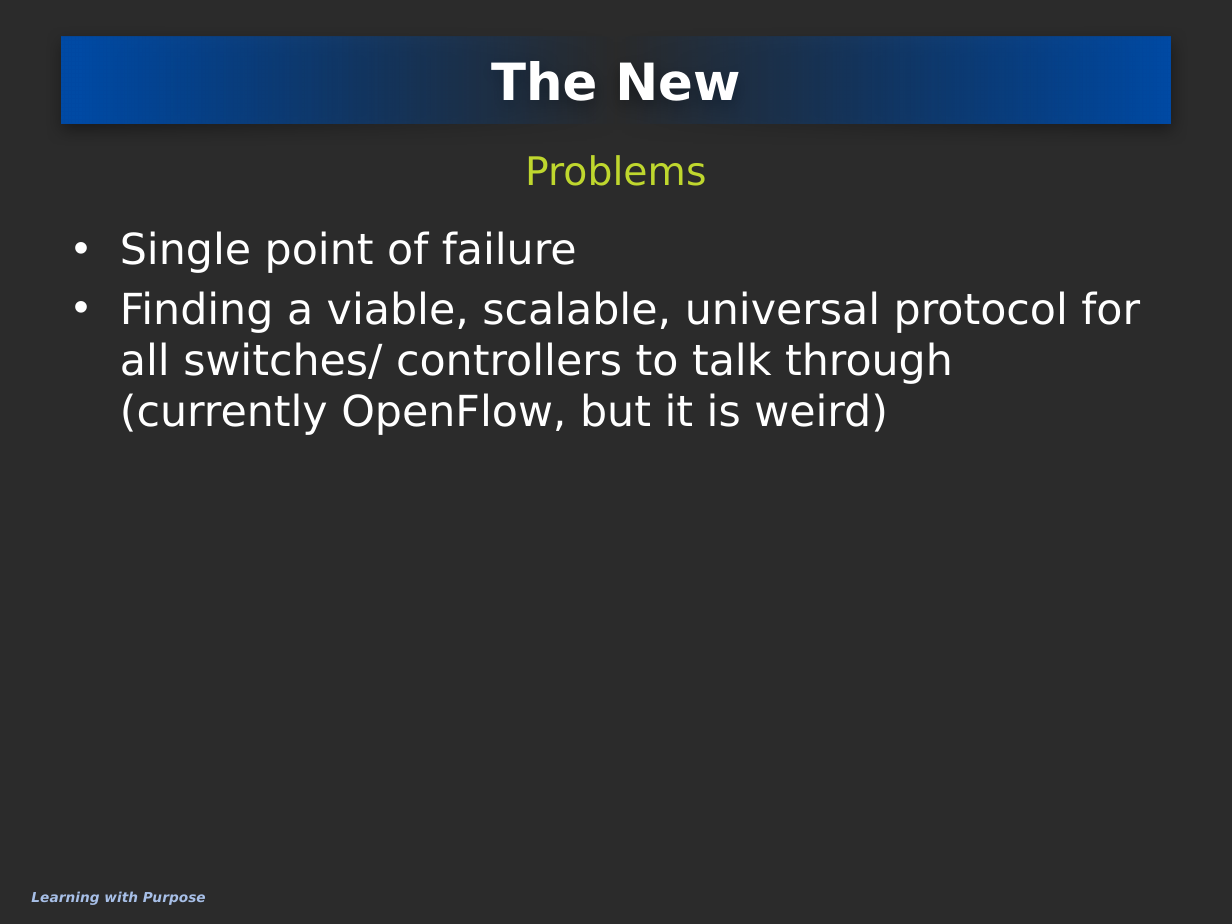
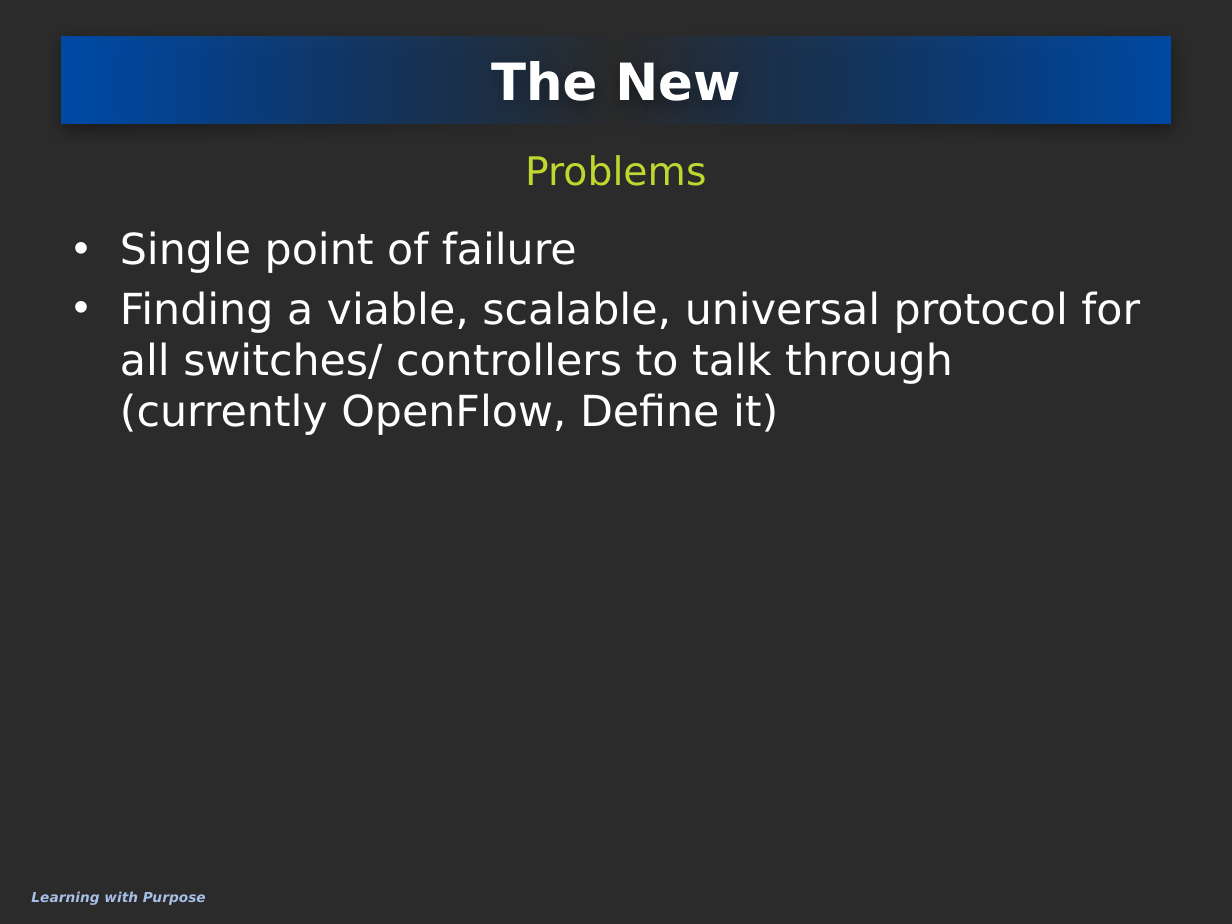
Before and after one commit to eliedaou/networkDesign, a slide deck: slide 8 of survey topic/SDNOpenFlow.pptx. Drawn at 1232x924 pixels with LibreOffice and Linux fonts; fonts in the diff are those of the drawing; background and template pictures are left out; a plain dark background stands for a picture behind light text. Boxes give left, top, right and bottom in pixels: in the first picture for what was removed or moved away, otherwise in the second. Text is boxed around its words. In the diff, an @@ line names an element or a change of style, - is before the commit and + after.

Commit message:
specified where SDN and OpenFlow are defined

```diff
--- a/survey topic/SDNOpenFlow.pptx
+++ b/survey topic/SDNOpenFlow.pptx
@@ text at (120, 291, 1140, 435): text changed @@
-• Finding a viable, scalable, universal protocol for all switches/ controllers to talk through (currently OpenFlow, but it is weird)
+• Finding a viable, scalable, universal protocol for all switches/ controllers to talk through (currently OpenFlow, Define it)
```
Also in this commit, not shown: 1 other slide changed.
